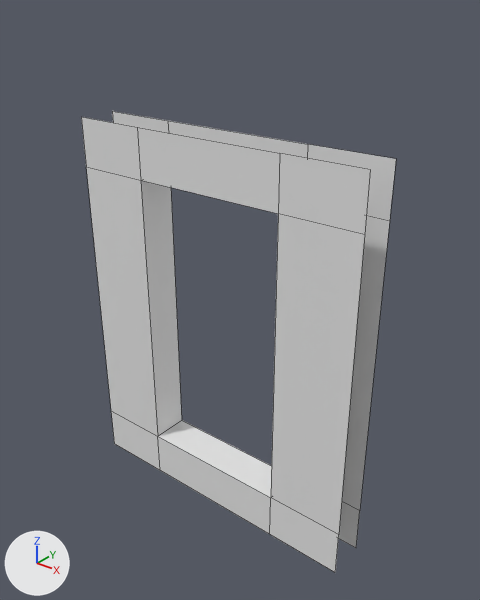
Renders of the FBX model Assets/Modular_Props/MD_Window.fbx from each side of a commit.
One viewpoint serves both versions: a 50 mm camera at (3.38, -2.66, 3.27) aimed at (1.09, 0.2, 1.5). Lighting does not change. The marker at lower left points along +X, +Y and +Z. Mesh edges are drawn as thin lines. Where no turn or scale is listed for an object, it has been applied to the vertices.

Script lines for the objects in view, before the commit:
```python
me_cube_001 = bpy.data.meshes.new('Cube.001')
me_cube_001.from_pydata(...)  # 32 vertices, 20 faces; spans x 0.0..2.0, y 0.0..0.25, z 0.0..2.5
ob_md_window = bpy.data.objects.new('MD_Window', me_cube_001)
ob_md_window.location = (0.0, 0.0, 0.0)
```
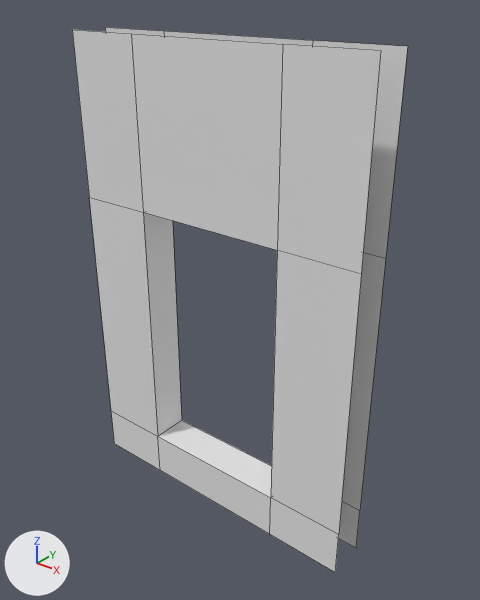
The change, as a list of edits to the scene's bpy script:
```text
Change me_cube_001:
    where me_cube_001.from_pydata(...)  # 32 vertices, 20 faces; spans x 0.0..2.0, y 0.0..0.25, z 0.0..2.5
    used by ob_md_window; location = (0.0, 0.0, 0.0)
    me_cube_001 part 1: all 16 vertices in x 0.0..2.0, y 0.0..0.25, z 2.19..2.5 are scaled about their middle by (1, 1, 3.25), then moved by (0.0, 0.0, 0.15)
```

Where the change shows, as pixel boxes [x1, y1, x2, y2] in the pictures (480 x 600 px; the box of a moved part takes in the faces that stretch with it):
'MD_Window', reshaped (7% wider, 18% taller): before [81, 111, 396, 573]; after [72, 27, 408, 573]
part 1 of me_cube_001, moved or reshaped: before [81, 111, 396, 352]; after [72, 27, 408, 352]
